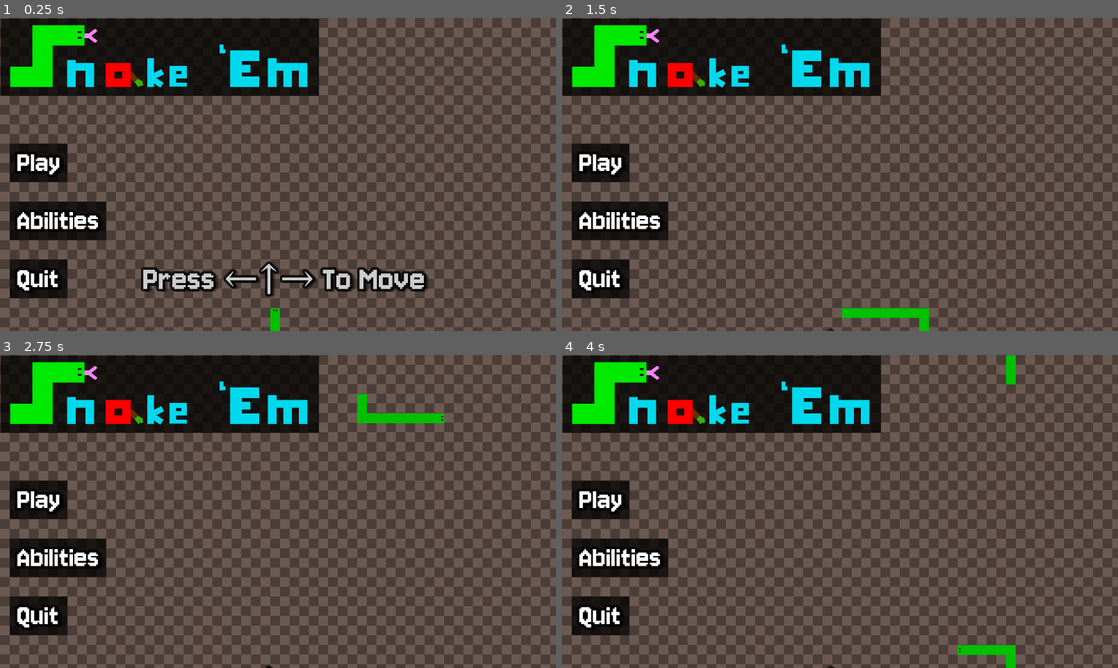
Above: before the commit, frames 1-4 (two rows, left to right).
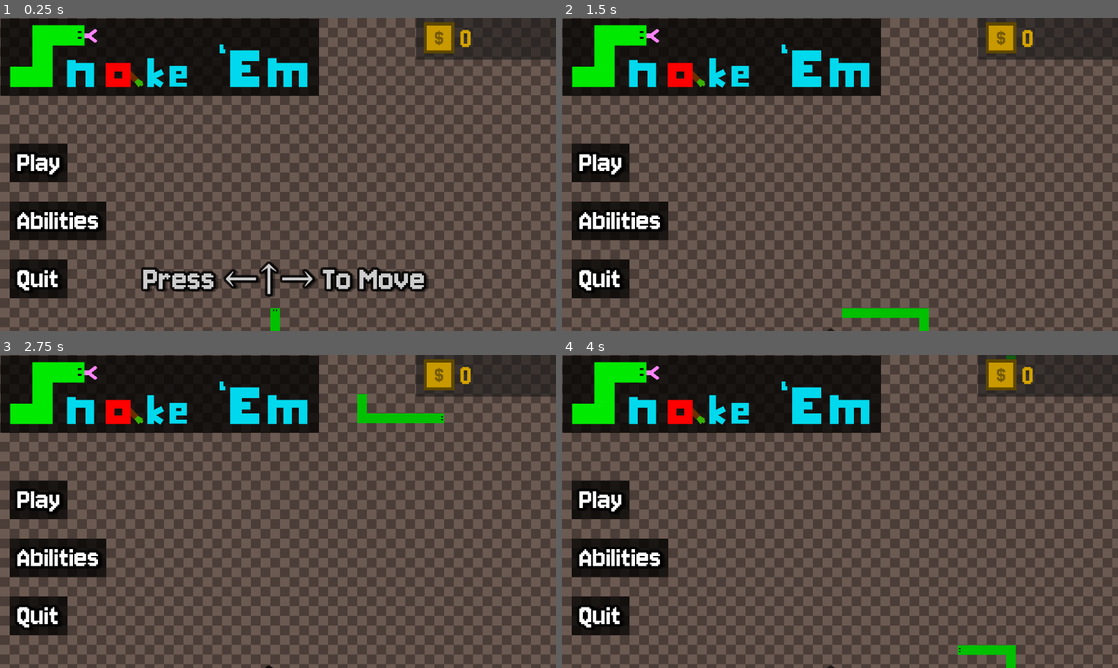
Above: after the commit, the same moments.

Repository: Kosm0-o/snakegame
Game: Godot game, scene res://scenes/menu.tscn
Same seed, same stepped clock (60 frames per second), same inputs: the game is played once before the commit and once after it. Sound files missing from this copy of the repository are replaced by a short silence.
Inputs (mouse positions are in pixels of both pictures, inside the frame that each line leads up to):
- Up to frame 1 (0.25 s): no input
- Up to frame 2 (1.5 s): tap Enter at 0.5 s; move the mouse to (962, 158) at 0.52 s; hold D (right) 0.53-1.28 s; hold Z (ability1) 0.53-1.28 s; click (962, 158) at 0.67 s; move the mouse to (728, 190) at 1.27 s; hold S (down) from 1.28 s (still down); tap X (ability2) at 1.35 s
- Up to frame 3 (2.75 s): move the mouse to (333, 442) at 2.02 s; release S (down) at 2.03 s; hold D (right) from 2.03 s (still down); tap Alt at 2.1 s
- Up to frame 4 (4 s): move the mouse to (812, 574) at 2.77 s; release D (right) at 2.78 s; hold W (up) 2.78-3.53 s; tap Shift at 2.85 s; click (812, 574) at 2.92 s; move the mouse to (1006, 558) at 3.52 s; hold A (left) from 3.53 s (still down); hold Z (ability1) from 3.53 s (still down)

The runs differ from the first frame. In frame 1, 3.3% of the frame differs, in the area x 74-100%, y 0-14%; in frame 2, 3.3%; in frame 3, 3.3%; in frame 4, 3.3%.

Commit message:
coins stuff

Diff:
--- a/menu.gd
+++ b/menu.gd
@@ -15,6 +15,8 @@
 @onready var xlbl: Label = $ui/beat/abiltiespanel/x/Label
 var zdx : int = 0
 var xdx : int = 0
+
+var pastcoins : int = 0
 
 
 
@@ -57,8 +59,8 @@
 				p = -58
 		area.area_entered.connect(_set_head.bind(b, p))
 
+func _process(delta: float) -> void:
 
-func _process(delta: float) -> void:
 	if pseudoplayer.start and notstarttweened:
 		starttexttween()
 	time += delta
@@ -72,10 +74,21 @@
 		beat = curbeat
 		$ui/beat.position += Vector2(randf_range(-10, 10), randf_range(-10, 10))
 
+	$ui/beat/coins/Panel/coin.scale.x = sin(3 * time) * 1.0
+
+	if pastcoins != global.coins:
+		coin_tween()
+
+
+
+	pastcoins = global.coins
+
 	if transtiles.is_empty(): return
 	for i in range(25):
 		if transtiles.is_empty(): break
 		spawn_next_tile()
+
+
 
 func spawn_next_tile():
 	$ui/transition/tilesound.play()
@@ -137,3 +150,13 @@
 	xdx -= delta
 	xlbl.text = xas[xdx]
 	global.xability = xdx as global.X_A
+
+func coin_tween():
+	var tween = create_tween().set_ease(Tween.EASE_IN_OUT).set_trans(Tween.TRANS_EXPO)
+	tween.tween_method(
+		func(val): $ui/beat/coins/Panel/Label.text = str(val),
+		pastcoins,
+		global.coins,
+		1.2
+	)
+	await tween.finished
--- a/scenes/menu.tscn
+++ b/scenes/menu.tscn
@@ -75,6 +75,16 @@
 shadow_color = Color(0, 0, 0, 0.47451)
 shadow_offset = Vector2(1.755, 1.15)
 
+[sub_resource type="LabelSettings" id="LabelSettings_g3eks"]
+font = ExtResource("4_4hy44")
+font_size = 46
+font_color = Color(0.468425, 0.356981, 9.62615e-08, 1)
+
+[sub_resource type="LabelSettings" id="LabelSettings_v86rl"]
+font = ExtResource("4_4hy44")
+font_size = 66
+font_color = Color(0.833931, 0.639629, 0, 1)
+
 [sub_resource type="RectangleShape2D" id="RectangleShape2D_4hy44"]
 size = Vector2(1152, 50)
 
@@ -863,6 +873,61 @@
 offset_bottom = 35.4586
 text = "X"
 
+[node name="coins" type="Control" parent="ui/beat"]
+anchors_preset = 0
+offset_right = 40.0
+offset_bottom = 40.0
+
+[node name="Panel" type="Panel" parent="ui/beat/coins"]
+layout_mode = 0
+offset_left = 862.0
+offset_right = 1153.0
+offset_bottom = 86.0
+
+[node name="coin" type="Control" parent="ui/beat/coins/Panel"]
+anchors_preset = 0
+offset_left = 16.0
+offset_top = 9.0
+offset_right = 56.0
+offset_bottom = 49.0
+pivot_offset = Vector2(31.04, 0)
+
+[node name="ColorRect" type="ColorRect" parent="ui/beat/coins/Panel/coin"]
+layout_mode = 0
+offset_right = 64.0
+offset_bottom = 64.0
+color = Color(0.369416, 0.277801, 0, 1)
+
+[node name="ColorRect2" type="ColorRect" parent="ui/beat/coins/Panel/coin"]
+layout_mode = 0
+offset_left = 6.0
+offset_top = 7.0
+offset_right = 57.0
+offset_bottom = 58.0
+color = Color(0.786958, 0.605211, 3.85046e-07, 1)
+
+[node name="Label" type="Label" parent="ui/beat/coins/Panel/coin"]
+texture_filter = 1
+layout_mode = 0
+offset_left = 8.0
+offset_top = 8.0
+offset_right = 59.0
+offset_bottom = 58.0
+text = "$"
+label_settings = SubResource("LabelSettings_g3eks")
+horizontal_alignment = 1
+vertical_alignment = 1
+
+[node name="Label" type="Label" parent="ui/beat/coins/Panel"]
+texture_filter = 1
+layout_mode = 0
+offset_left = 92.0
+offset_top = 6.0
+offset_right = 289.0
+offset_bottom = 78.0
+text = "0"
+label_settings = SubResource("LabelSettings_v86rl")
+
 [node name="transition" type="Control" parent="ui"]
 z_index = 2476
 layout_mode = 3
--- a/scripts/global.gd
+++ b/scripts/global.gd
@@ -1,6 +1,6 @@
 extends Node
 
-signal boss_defeated()
+signal boss_defeated(time : float)
 
 var mapsize : Vector2i = Vector2i(58, 33)
 const tilesize : int = 20
@@ -9,10 +9,15 @@
 var player : Player
 var currentboss
 var bosses_beaten : int = 0
+var coins : int = 0
 
 # abilities
 enum Z_A {NONE, LIGHTNING, BURN, SLASH}
 enum X_A {NONE, SPEED, DAMAGE, INVINCIBILITY}
+var costs : Dictionary = {
+	"zability": [],
+	"xability": []
+}
 var zability : Z_A = Z_A.NONE
 var xability : X_A = X_A.NONE
 
@@ -22,6 +27,9 @@
 var eggcount : int = 0
 var puddlecount : int = 0
 var sendingweb : bool = false
+
+func _ready() -> void:
+	boss_defeated.connect(calculate_rewards)
 
 func _process(delta: float) -> void:
 	if is_instance_valid(effectmodulate):
@@ -34,3 +42,8 @@
 	endscreen.get_node("Control").get_node("Label").text = "YOU WIN!" if win else "YOU LOSE!"
 	var tween = create_tween().set_trans(Tween.TRANS_CUBIC).set_ease(Tween.EASE_OUT).set_pause_mode(Tween.TWEEN_PAUSE_PROCESS)
 	tween.tween_property(endscreen.get_node("Control"), "modulate:a", 1.0, 0.8)
+
+func calculate_rewards(time : float):
+	# ((100 * segments) * boss number) / time to beat boss
+	var rewards : int = int(((100 * global.player.snake.size()) * (bosses_beaten + 1)) / time)
+	coins += rewards
--- a/scripts/waspboss.gd
+++ b/scripts/waspboss.gd
@@ -15,6 +15,7 @@
 
 var time : float = 0.0
 var divider : float = 1.0
+var timer : float = 0.0
 
 func _ready() -> void:
 	randomize()
@@ -31,6 +32,8 @@
 	start = true
 
 func _process(delta: float) -> void:
+	if start:
+		timer += delta
 	time += delta
 	modulate = lerp(modulate, Color(1.0,1.0,1.0,0.7), 3 * delta)
 	if stuntime > 0.0:
@@ -198,10 +201,9 @@
 		divider = 1.5
 		$attackplayer.speed_scale = 1.5
 	if hp <= 0:
-		global.boss_defeated.emit()
+		global.boss_defeated.emit(timer)
 		dead = true
-		get_tree().paused = true
-		queue_free()
+		get_tree().change_scene_to_file("res://scenes/menu.tscn")
 
 
 
--- a/spiderboss.gd
+++ b/spiderboss.gd
@@ -24,6 +24,7 @@
 var stuntime : float = 0.0
 
 var divider : float = 1.0
+var timer : float = 0.0
 
 func _ready() -> void:
 	randomize()
@@ -42,6 +43,8 @@
 	start = true
 
 func _process(delta: float) -> void:
+	if start:
+		timer += delta
 	modulate = lerp(modulate, Color(1.0,1.0,1.0,0.7), 3 * delta)
 	$shape/offset.position = lerp($shape/offset.position, Vector2(1, 261), 3 * delta) if lerps.position else $shape/offset.position
 	$shape/offset.rotation = lerpf($shape/offset.rotation, 0, 5 * delta) if lerps.rotation else $shape/offset.rotation
@@ -248,7 +251,7 @@
 		divider = 1.5
 		$attackplayer.speed_scale = 1.5
 	if hp <= 0:
-		global.boss_defeated.emit()
+		global.boss_defeated.emit(timer)
 		dead = true
 		Engine.time_scale = 0.8
 		get_tree().paused = true
Not shown: 1 places in scenes/menu.tscn that only renumber resources
